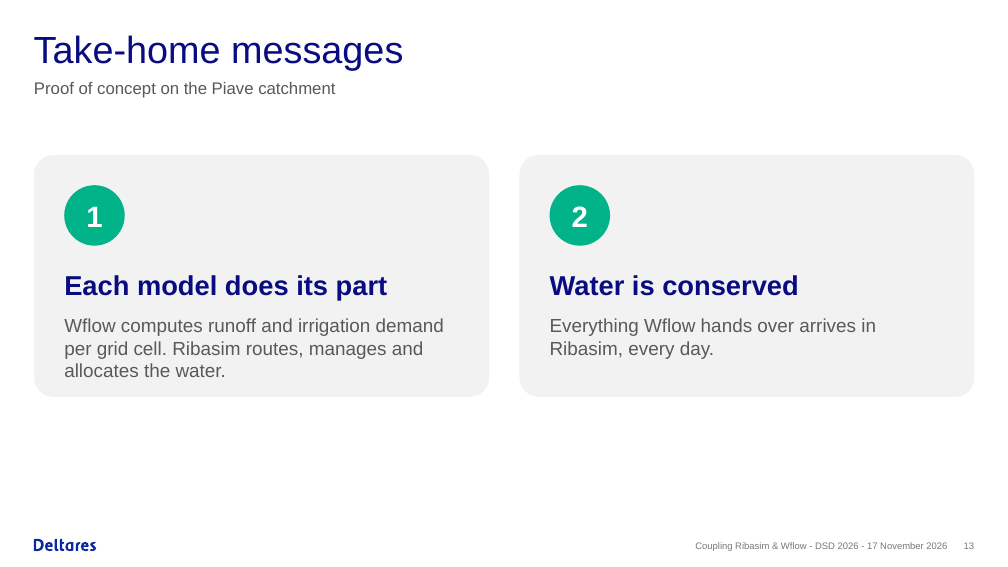
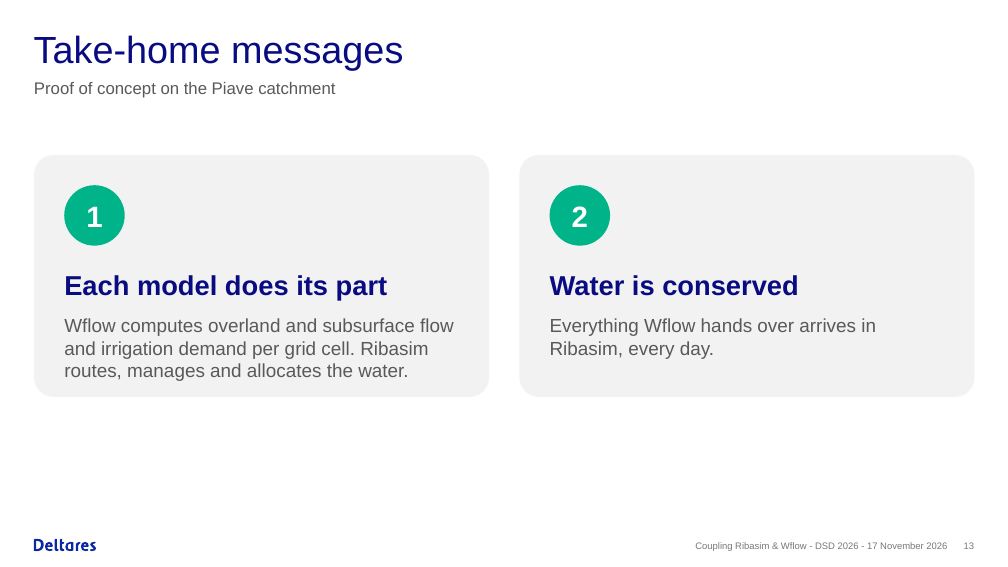
Before and after one commit to Deltares/Ribasim, a slide deck: slide 13 of docs/presentation/wflow-ribasim-online-coupling/wflow_ribasim_coupling_dsd2026.pptx. Drawn at 1008x567 pixels with LibreOffice and Linux fonts; fonts in the diff are those of the drawing. Boxes give left, top, right and bottom in pixels: in the first picture for what was removed or moved away, otherwise in the second. Text is boxed around its words. In the diff, an @@ line names an element or a change of style, - is before the commit and + after.

```diff
--- a/docs/presentation/wflow-ribasim-online-coupling/wflow_ribasim_coupling_dsd2026.pptx
+++ b/docs/presentation/wflow-ribasim-online-coupling/wflow_ribasim_coupling_dsd2026.pptx
@@ text at box(64, 318, 454, 381): text changed @@
-Wflow computes runoff and irrigation demand per grid cell. Ribasim routes, manages and allocates the water.
+Wflow computes overland and subsurface flow and irrigation demand per grid cell. Ribasim routes, manages and allocates the water.
```
Also in this commit, not shown: 3 other slides changed, 26 other files.
